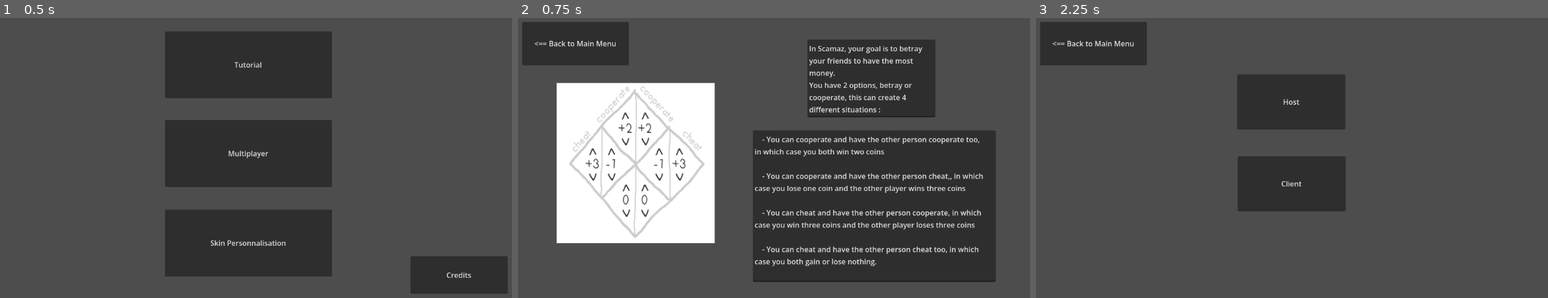
Above: before the commit, frames 1-3 (left to right).
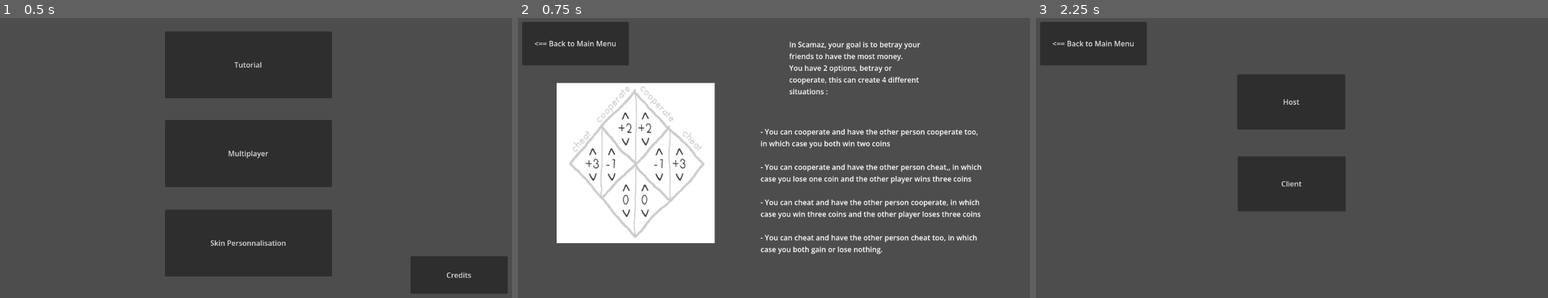
Above: after the commit, the same moments.

Repository: karel-ferraa/scamaz
Game: Godot game, scene res://main_menu.tscn
Two runs of this game, one before a commit and one after it. Both use one fixed random seed, a clock stepped at 60 frames per second and the inputs below.
Inputs:
- Up to frame 1 (0.5 s): no input
- Up to frame 2 (0.75 s): click "Tutorial" at 0.5 s
- Up to frame 3 (2.25 s): click "<== Back to Main Menu" at 1.25 s; click "Multiplayer" at 2 s

Frame 1 is identical in both runs. In frame 2, 31% of the frame differs, in the area x 45-94%, y 7-95%; in frame 3, nothing differs.

Commit message:
changed text edit into label in tutorial scene

Diff:
--- a/tutorial.tscn
+++ b/tutorial.tscn
@@ -22,20 +22,20 @@
 texture = ExtResource("2_yb1ct")
 expand_mode = 1
 
-[node name="TextEdit" type="TextEdit" parent="." unique_id=1676883033]
-offset_left = 653.0
-offset_top = 65.0
-offset_right = 935.0
-offset_bottom = 237.0
+[node name="Label" type="Label" parent="." unique_id=2123085649]
+offset_left = 613.0
+offset_top = 64.0
+offset_right = 917.0
+offset_bottom = 211.0
 text = "In Scamaz, your goal is to betray your friends to have the most money.
 You have 2 options, betray or cooperate, this can create 4 different situations :"
-wrap_mode = 1
+autowrap_mode = 3
 
-[node name="List of situations" type="TextEdit" parent="." unique_id=1558690527]
-offset_left = 533.0
-offset_top = 266.0
-offset_right = 1068.0
-offset_bottom = 601.0
+[node name="Label2" type="Label" parent="." unique_id=1238146308]
+offset_left = 550.0
+offset_top = 257.0
+offset_right = 1042.0
+offset_bottom = 670.0
 text = "	- You can cooperate and have the other person cooperate too, in which case you both win two coins
 
 	- You can cooperate and have the other person cheat,, in which case you lose one coin and the other player wins three coins
@@ -44,6 +44,6 @@
 
 	- You can cheat and have the other person cheat too, in which case you both gain or lose nothing.
 "
-wrap_mode = 1
+autowrap_mode = 3
 
 [connection signal="pressed" from="Button_MainMenu" to="Button_MainMenu" method="_on_pressed"]
Not shown: 1 places in tutorial.tscn that only renumber resources
